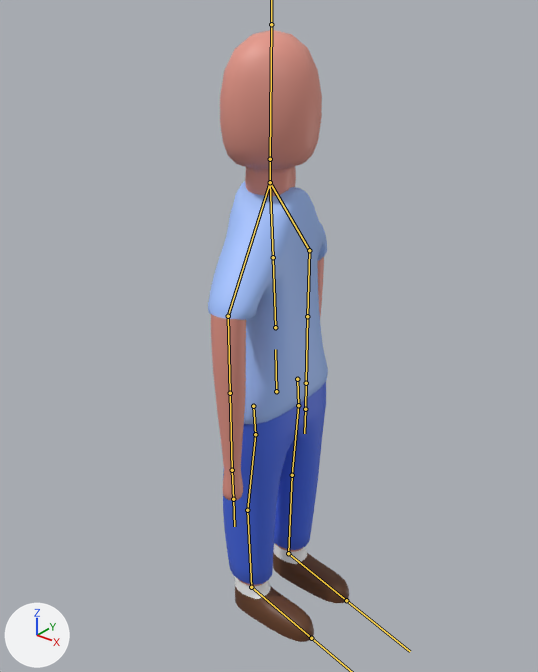
The FBX model Assets/Models/PlayerModel.fbx: old version first, new version second.
One viewpoint serves both versions: a 50 mm lens placed at (19.0, -24.0, 29.8), pointed at (-0.1, -0.1, 15.0). Arrows for +X, +Y and +Z are at lower left; the lights stay in place. Both versions are drawn at frame 70 of the action 'Armature.001|Idle'; the numbers are the values there. The bones that bend it are drawn over the model as lines.

Objects in the first picture: 'PlayerModel'.
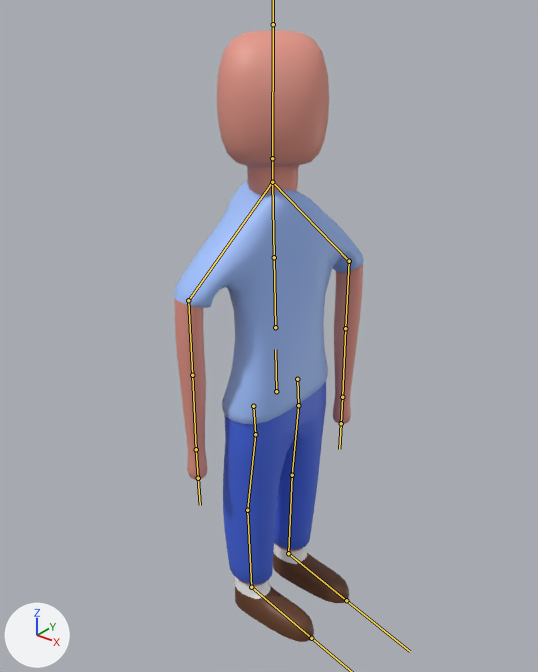
What the commit changed:
Bone 'Spine' (bone_spine) turns from (0, 14, 0) to (-1, -18, 0) degrees about its own x, y and z.
Bone 'Head' (bone_head) turns from (0, 22, 0) to (0, -30, 0) degrees about its own x, y and z.

Location of each change, [x1, y1, x2, y2] in pixels of the pictures (538 x 672 px):
'PlayerModel', posed (35% wider)
    before: [208, 30, 349, 642]
    after: [174, 30, 364, 642]
bone 'Spine', root to tip
    before: (275, 327) to (273, 257)
    after: (275, 327) to (274, 257)
bone 'Head', root to tip
    before: (270, 159) to (271, 24)
    after: (272, 158) to (273, 24)
